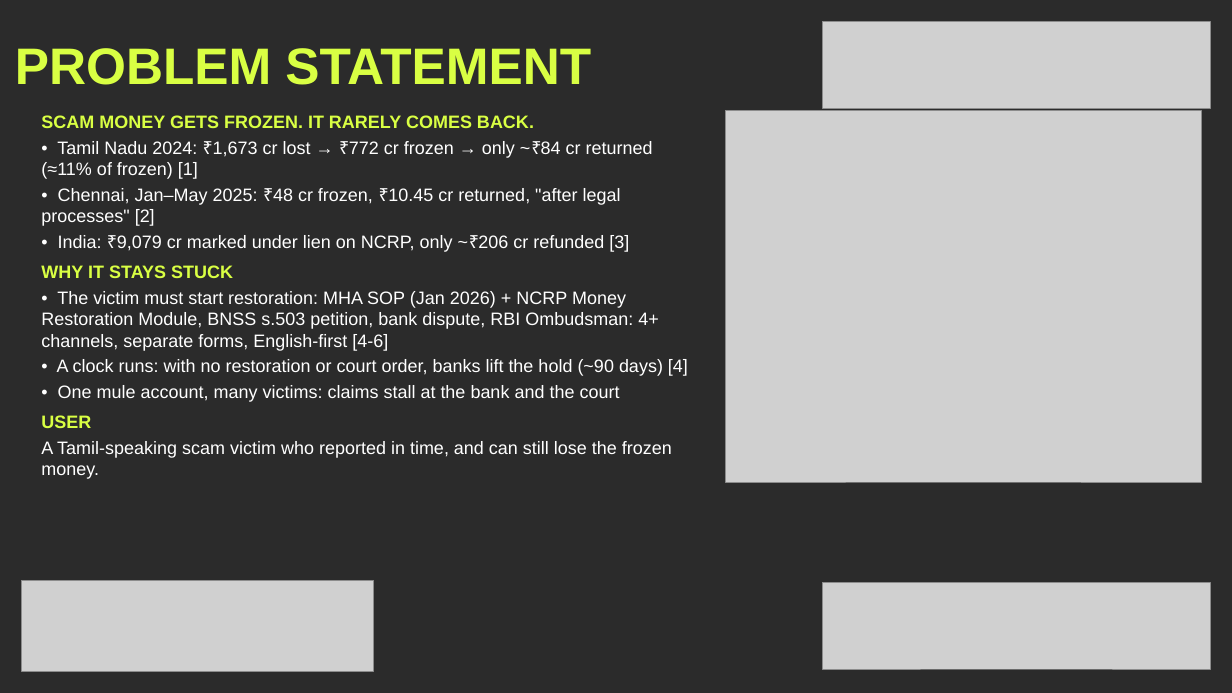
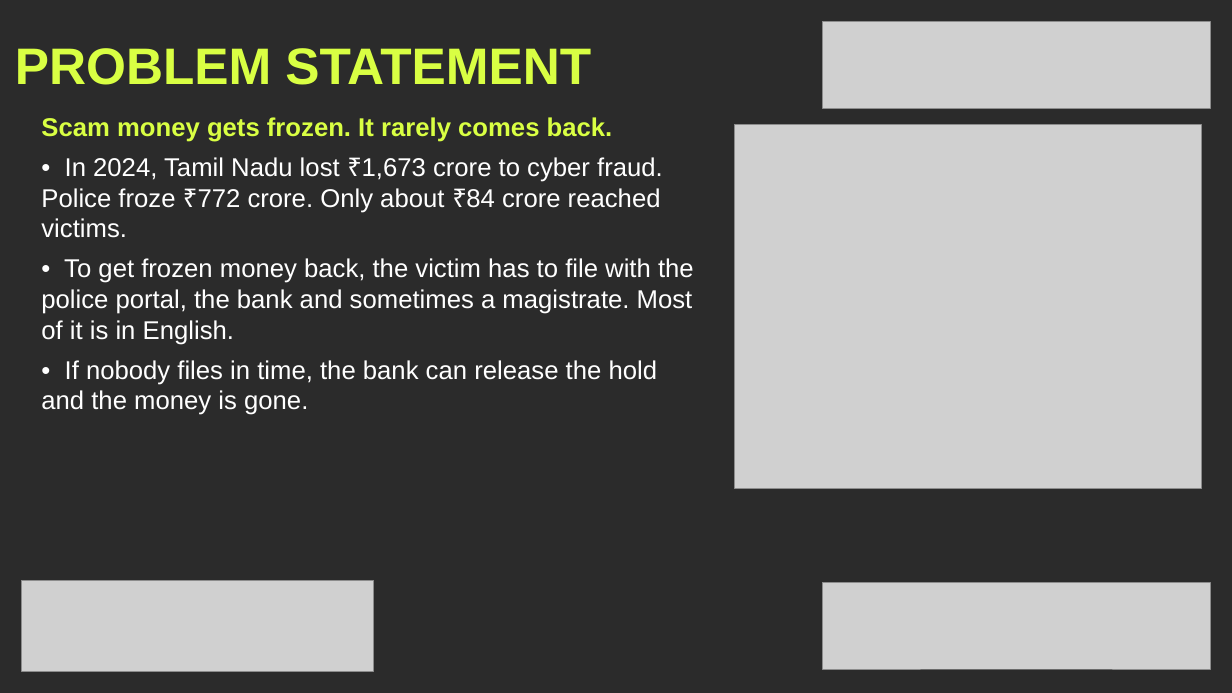
Before and after one commit to mahak867/Golden-Hour, a slide deck: slide 2 of deck/GoldenHour_KHacks4_Submission_Visual.pptx. Drawn at 1232x693 pixels with LibreOffice and Linux fonts; fonts in the diff are those of the drawing; grey boxes stand for pictures; background and template pictures are left out; a plain dark background stands for a picture behind light text. Boxes give left, top, right and bottom in pixels: in the first picture for what was removed or moved away, otherwise in the second. Text is boxed around its words. In the diff, an @@ line names an element or a change of style, - is before the commit and + after.

```diff
--- a/deck/GoldenHour_KHacks4_Submission_Visual.pptx
+++ b/deck/GoldenHour_KHacks4_Submission_Visual.pptx
@@ text at [41, 117, 694, 415]: text changed; size 14 to 20 pt @@
-SCAM MONEY GETS FROZEN. IT RARELY COMES BACK.
-• Tamil Nadu 2024: ₹1,673 cr lost → ₹772 cr frozen → only ~₹84 cr returned (≈11% of frozen) [1]
-• Chennai, Jan–May 2025: ₹48 cr frozen, ₹10.45 cr returned, "after legal processes" [2]
-• India: ₹9,079 cr marked under lien on NCRP, only ~₹206 cr refunded [3]
-WHY IT STAYS STUCK
-• The victim must start restoration: MHA SOP (Jan 2026) + NCRP Money Restoration Module, BNSS s.503 petition, bank dispute, RBI Ombudsman: 4+ channels, separate forms, English-first [4-6]
-• A clock runs: with no restoration or court order, banks lift the hold (~90 days) [4]
-• One mule account, many victims: claims stall at the bank and the court
-USER
-A Tamil-speaking scam victim who reported in time, and can still lose the frozen money.
+Scam money gets frozen. It rarely comes back.
+• In 2024, Tamil Nadu lost ₹1,673 crore to cyber fraud. Police froze ₹772 crore. Only about ₹84 crore reached victims.
+• To get frozen money back, the victim has to file with the police portal, the bank and sometimes a magistrate. Most of it is in English.
+• If nobody files in time, the bank can release the hold and the money is gone.
@@ picture: place and size @@
-picture at [726, 111, 1202, 482]
+picture at [735, 125, 1202, 489]
```
Also in this commit, not shown: 5 other slides changed, 6 other files.
